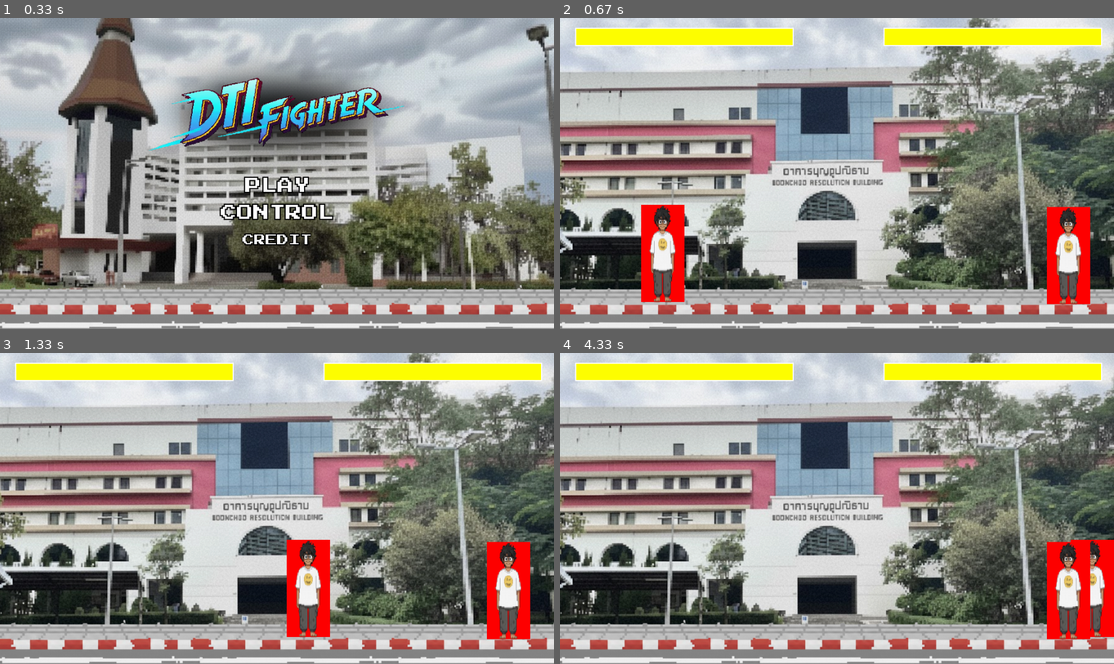
Above: before the commit, frames 1-4 (two rows, left to right).
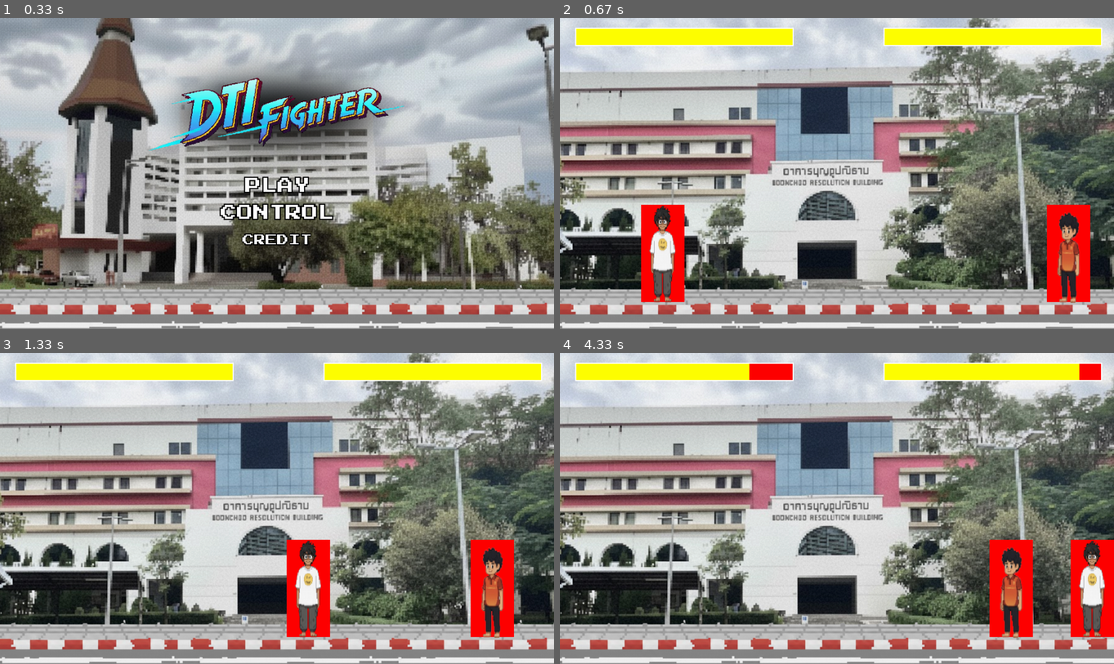
Above: after the commit, the same moments.

Repository: Blacxs23/5TuaSureJing-Python-Game-Project
Game: pygame game, started from New-game/Menu.py
Same seed, same stepped clock (60 frames per second), same inputs: the game is played once before the commit and once after it.
Inputs (mouse positions are in pixels of both pictures, inside the frame that each line leads up to):
- Up to frame 1 (0.33 s): no input
- Up to frame 2 (0.67 s): click (837, 185) at 0.38 s
- Up to frame 3 (1.33 s): hold E 0.67-1.13 s; hold D 0.67-1.13 s; move the mouse to (254, 520) at 0.7 s; hold U from 1.17 s (still down); hold D from 1.17 s (still down); tap J at 1.23 s
- Up to frame 4 (4.33 s): tap J at 1.53, 2.07, 2.37, 2.57, 2.87, 3.07, 3.37, 3.57, 3.9, 4.2 s; release U at 1.63 s; release D at 1.63 s; tap E at 1.67, 2.15, 3.65 s; hold I 2-2.47 s; hold D 2-2.47 s; hold L 2.5-2.97 s; hold D 2.5-2.97 s; tap U at 2.65, 3.98 s; hold D 3-3.47 s; hold W 3.5-3.8 s; hold D 3.83-4.3 s

Frame 1 is identical in both runs. In frame 2, 1.1% of the frame differs, in the area x 87-96%, y 60-93%; in frame 3, 3.3%; in frame 4, 5.2%, in the area x 34-98%, y 3-93%.

Commit message:
update kub

Diff:
--- a/New-game/Character.py
+++ b/New-game/Character.py
@@ -21,6 +21,8 @@
         self.jump = False
         self.attacking = False
         self.attack_type = 0
+        self.attack_cooldown = 0
+        self.hit = False
         self.health = 100
         self.alive = True
 
@@ -74,36 +76,32 @@
                 if key[pygame.K_w] and self.jump == False:
                     self.vel_y = -30
                     self.jump = True
-
                 #attack
-                if key[pygame.K_r]:
-                    self.attack(surface)
-
+                if key[pygame.K_e]:
+                    self.attack(target)
                     #determine which attack was uesd
-                    if key[pygame.K_r]:
+                    if key[pygame.K_e]:
                         self.attack_type = 1
 
-                #check player 2 controls
+            #check player 2 controls
             if self.player == 2:
                 #movement
-                if key[pygame.K_LEFT]:
+                if key[pygame.K_j]:
                     dx = -speed
                     self.running = True
-                if key[pygame.K_RIGHT]:
+                if key[pygame.K_l]:
                     dx = speed
                     self.running = True
                 #jump
-                if key[pygame.K_UP] and self.jump == False:
+                if key[pygame.K_i] and self.jump == False:
                     self.vel_y = -30
                     self.jump = True
                 #attack
-                if key[pygame.K_KP1] or key[pygame.K_KP2]:
+                if key[pygame.K_u]:
                     self.attack(target)
-                #determine which attack type was used
-                if key[pygame.K_KP1]:
-                    self.attack_type = 1
-                if key[pygame.K_KP2]:
-                    self.attack_type = 2
+                    #determine which attack type was used
+                    if key[pygame.K_u]:
+                        self.attack_type = 1
 
         #apply gravity
         self.vel_y += gravity
@@ -119,6 +117,16 @@
             self.jump = False
             dy = screen_height - 50 - self.rect.bottom
 
+        #ensure players face each other
+        if target.rect.centerx > self.rect.centerx:
+            self.flip = False
+        else:
+            self.flip = True
+
+        #apply attack cooldown
+        if self.attack_cooldown > 0:
+            self.attack_cooldown -= 1
+
         #update player position
         self.rect.x += dx
         self.rect.y += dy
@@ -126,12 +134,51 @@
     # handle animation updates
     def update(self):
         #check what action the player is performing
-        if self.running == True:
-            self.action = 1
+        if self.health <= 0:
+          self.health = 0
+          self.alive = False
+          self.update_action(6)#6:death
+        elif self.hit == True:
+            self.update_action(5)#5:hit
+        elif self.attacking == True:
+            if self.attack_type == 1:
+                self.update_action(3)#3:attack1
+            elif self.attack_type == 2:
+                self.update_action(4)#4:attack2
+        elif self.jump == True:
+            self.update_action(2)#2:jump
+        elif self.running == True:
+            self.update_action(1)#1:run
         else:
-            self.action = 0
+            self.update_action(0)#0:idle
 
         animation_cooldown = 50
+
+        #update image
+        frame_count = len(self.animation_list[self.action])
+        if frame_count > 0:
+            self.image = self.animation_list[self.action][self.frame_index % frame_count]
+        #check if enough time has passed since the last update
+        if pygame.time.get_ticks() - self.update_time > animation_cooldown:
+            self.frame_index += 1
+            self.update_time = pygame.time.get_ticks()
+        #check if the animation has finished
+        if self.frame_index >= len(self.animation_list[self.action]):
+        #if the player is dead then end the animation
+            if self.alive == False:
+                self.frame_index = len(self.animation_list[self.action]) - 1
+            else:
+                self.frame_index = 0
+                #check if an attack was executed
+                if self.action == 3 or self.action == 4:
+                    self.attacking = False
+                    self.attack_cooldown = 20
+                #check if damage was taken
+                if self.action == 5:
+                    self.hit = False
+                    #if the player was in the middle of an attack, then the attack is stopped
+                    self.attacking = False
+                    self.attack_cooldown = 20
 
         frame_count = len(self.animation_list[self.action])
         if frame_count > 0:
@@ -158,9 +205,23 @@
                     self.attacking = False
                     self.attack_cooldown = 20
 
-    def attack(self, surface):
-      attacking_rect = pygame.Rect(self.rect.centerx, self.rect.y,2*self.rect.width, self.rect.height)
-      pygame.draw.rect(surface, (0, 255, 0), attacking_rect)
+    def attack(self, target):
+        if self.attack_cooldown == 0:
+            #execute attack
+            self.attacking = True
+            attacking_rect = pygame.Rect(self.rect.centerx - (2 * self.rect.width * self.flip), self.rect.y, 2 * self.rect.width, self.rect.height)
+            if attacking_rect.colliderect(target.rect):
+                target.health -= 10
+                target.hit = True
+
+    # zetta
+    def update_action(self, new_action):
+        #check if the new action is different to the previous one
+        if new_action != self.action:
+            self.action = new_action
+            #update the animation settings
+            self.frame_index = 0
+            self.update_time = pygame.time.get_ticks()
 
     def draw(self, surface):
         pygame.draw.rect(surface, (255, 0, 0), self.rect)
--- a/New-game/Main.py
+++ b/New-game/Main.py
@@ -45,7 +45,7 @@
 
     # load spritesheets
     punya_sheet = pygame.image.load("New-game/asset/character/punya/punya_idel.png").convert_alpha()
-    tu_man_sheet = pygame.image.load("New-game/asset/character/punya/punya_idel.png").convert_alpha()
+    tu_man_sheet = pygame.image.load("New-game/asset/character/tu_man/tu_man_idel.png").convert_alpha()
 
     #define number of steps in each animation
     PUNYA_ANIMATION_STEPS = [1, 1, 1, 1, 1, 1]
@@ -53,7 +53,7 @@
 
     #create two instances of fighters
     fighter_1 = Fighter(1,150,350,False,PUNYA_DATA, punya_sheet, PUNYA_ANIMATION_STEPS)
-    fighter_2 = Fighter(2,900,350,True,TU_MAN_DATA,tu_man_sheet ,TU_MAN_ANIMATION_SETPS)
+    fighter_2 = Fighter(2,900,350,False,TU_MAN_DATA,tu_man_sheet ,TU_MAN_ANIMATION_SETPS)
 
     #กำหนดสี
     RED = (255, 0, 0)
@@ -75,6 +75,7 @@
 
         #move fighter
         fighter_1.move(screen_width, screen_height, screen, fighter_2)
+        fighter_2.move(screen_width, screen_height, screen, fighter_1)
 
         # zetta
         # update fighter
